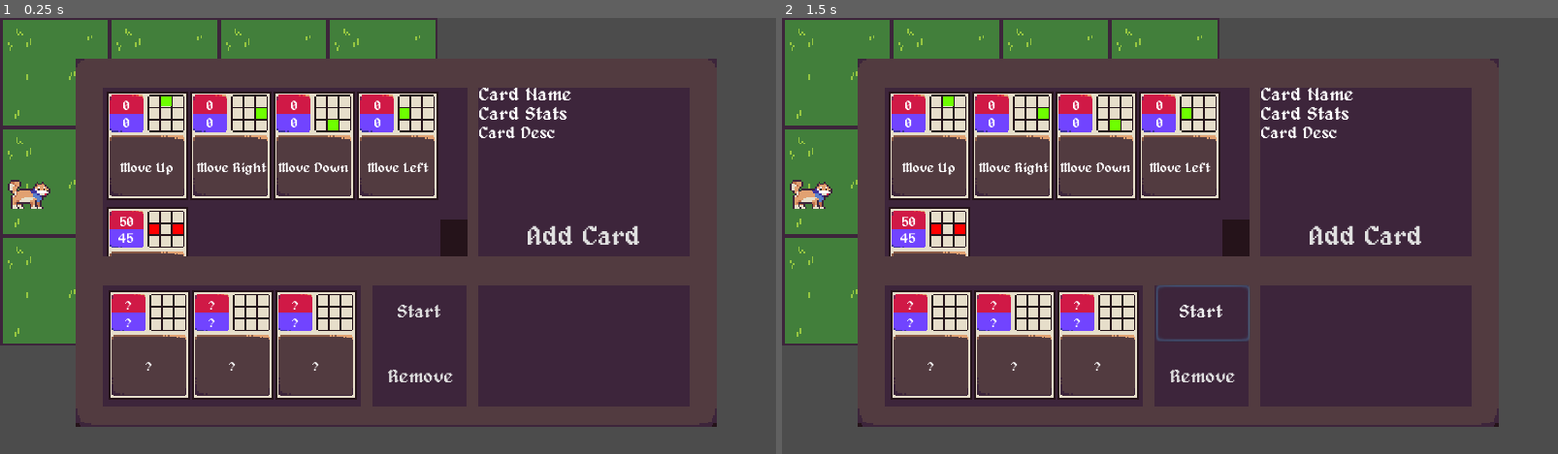
Above: before the commit, frames 1-2 (left to right).
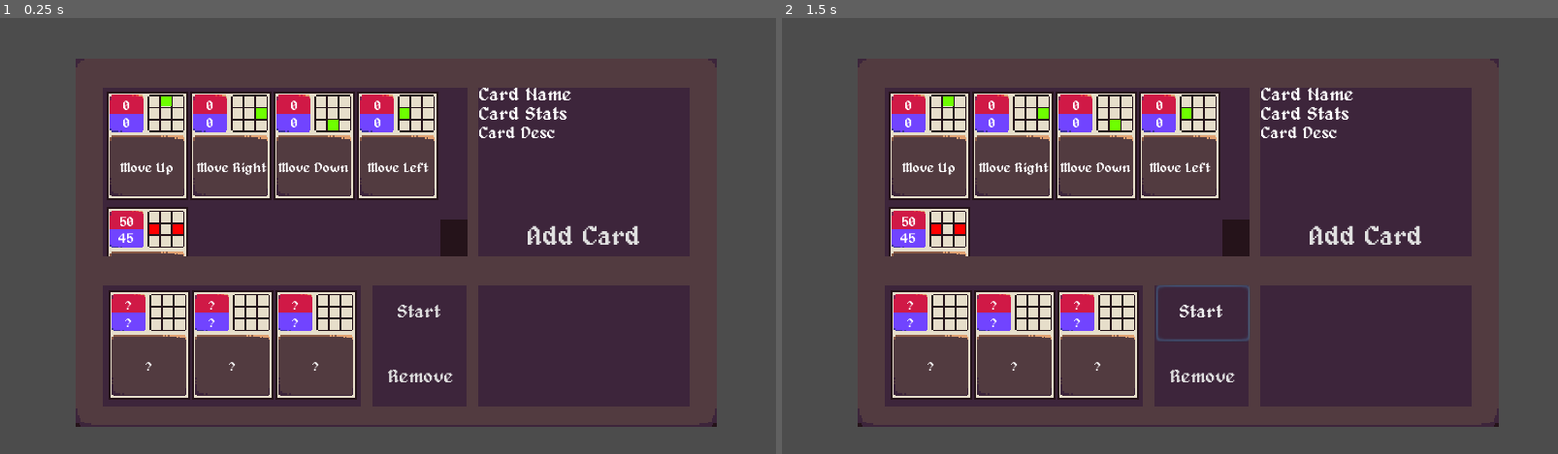
Above: after the commit, the same moments.

Repository: erik-lance/Shiba-Fighters
Game: Godot game, scene res://scenes/fight.tscn
Two runs of this game, one before a commit and one after it. Both use one fixed random seed, a clock stepped at 60 frames per second and the inputs below. This scene is started directly instead of the project's main scene.
Inputs:
- Up to frame 1 (0.25 s): no input
- Up to frame 2 (1.5 s): click "Start" at 0.5 s; tap Enter at 1.25 s

The runs differ from the first frame. In frame 1, 12% of the frame differs, in the area x 0-57%, y 0-76%; in frame 2, 12%.

Commit message:
Connects the fighters to the main fightmanager and its finish animations, also separated the tester  function

Diff:
--- a/assets/scripts/arena_manager.gd
+++ b/assets/scripts/arena_manager.gd
@@ -1,8 +1,17 @@
 extends Node2D
+
+signal arena_finished(player, enemy)
+signal player_finished(anim_name)
+signal enemy_finished(anim_name)
 
 onready var map = $Map
 onready var challengers_node = $Challengers
 onready var camera = $Camera2D
+
+var fighter_node = {
+	player = null,
+	enemy = null
+}
 
 var tile_size = {
 	x = 64,
@@ -16,10 +25,13 @@
 
 # Called when the node enters the scene tree for the first time.
 func _ready():
+	pass
+
+func prepare_tester():
 	prepare_arena()
 	prepare_fighter(0)
 	prepare_fighter(1)
-	pass # Replace with function body.
+	_on_loaded_arena()
 
 func change_tile_size(x=0,y=0):
 	if y==0: y = x
@@ -53,11 +65,15 @@
 		fighter.position.x = tile_size.x * 0 + tile_size.x / 4
 		fighter.position.y = tile_size.y * 1 + tile_size.y / 2
 		fighter.ready_fighter(0)
+		fighter_node.player = fighter
+		fighter.connect('anim_done',self,'_on_player_unit_done')
 	else:
 		fighter.position.x = tile_size.x * 3 + tile_size.x - tile_size.x / 4
 		fighter.position.y = tile_size.y * 1 + tile_size.y / 2
 		fighter.get_child(0).scale.x = -1
 		fighter.ready_fighter(1)
+		fighter_node.enemy = fighter
+		fighter.connect('anim_done',self,'_on_enemy_unit_done')
 
 func prepare_arena():
 	for y in arena_size.y:
@@ -69,3 +85,12 @@
 			new_tile.position.y = y * tile_size.y
 
 	set_camera_center()
+
+func _on_loaded_arena():
+	emit_signal("arena_finished",fighter_node.player,fighter_node.enemy)
+
+func _on_player_unit_done(anim_name):
+	emit_signal("player_finished",anim_name)
+
+func _on_enemy_unit_done(anim_name):
+	emit_signal("enemy_finished",anim_name)
